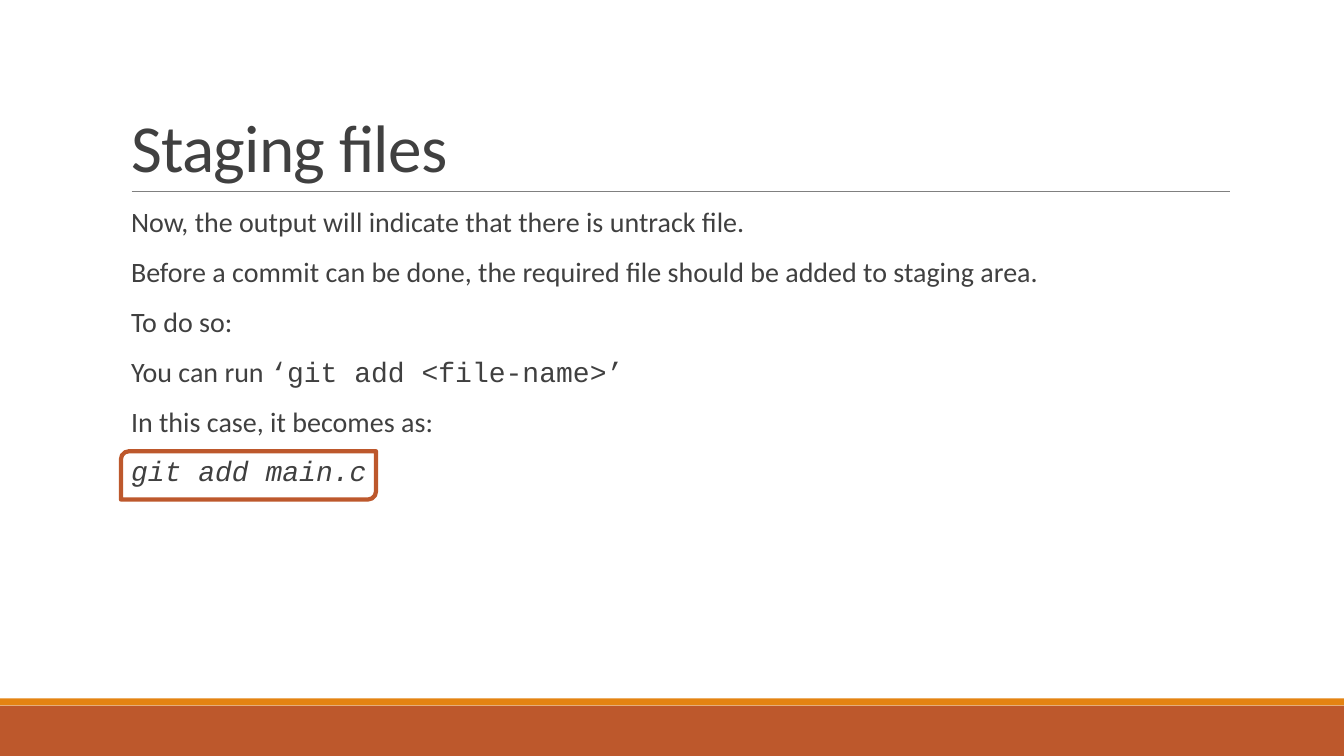
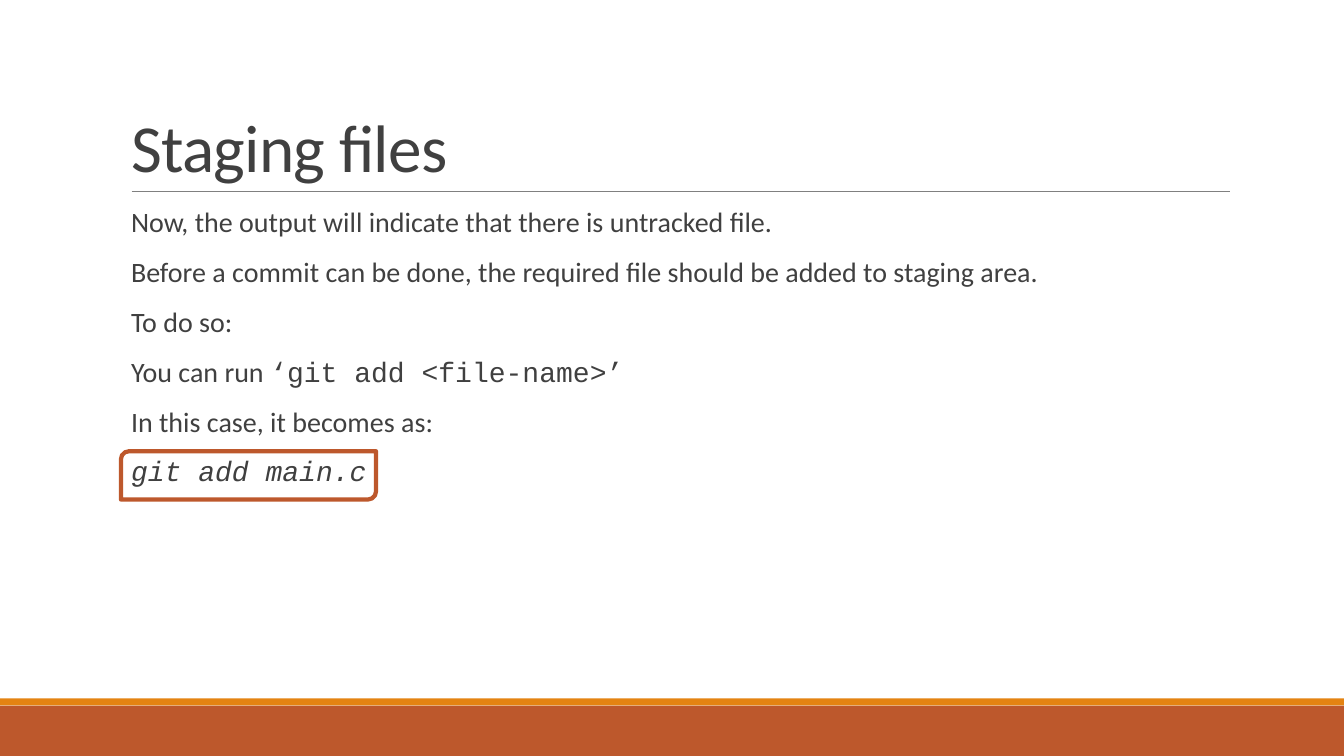
Before and after one commit to roshanlc/crash-course-on-git-and-github, a slide deck: slide 22 of Crash course on git and github.pptx. Drawn at 1344x756 pixels with LibreOffice and Linux fonts; fonts in the diff are those of the drawing. Boxes give left, top, right and bottom in pixels: in the first picture for what was removed or moved away, otherwise in the second. Text is boxed around its words. In the diff, an @@ line names an element or a change of style, - is before the commit and + after.

```diff
--- a/Crash course on git and github.pptx
+++ b/Crash course on git and github.pptx
@@ text at [131, 212, 772, 237]: text changed @@
-  Now, the output will indicate that there is untrack file.
+  Now, the output will indicate that there is untracked file.
```
Also in this commit, not shown: 2 other slides changed, 15 slides added.
